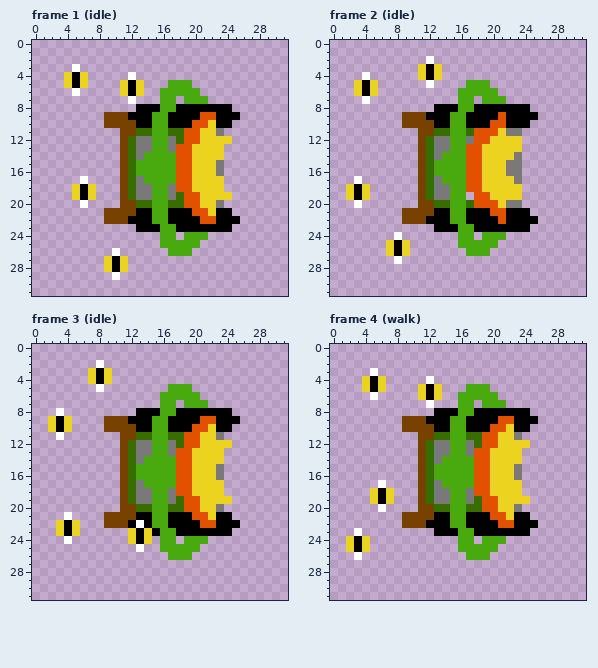
Pixel-art file, stored at art/plant.ase. The picture above is the old version.
32x32 pixels, 7 frames. Shown: frame 1 (idle), frame 2 (idle), frame 3 (idle), frame 4 (walk). The commit also changed other frames, which this record leaves out.
The same view after the edit:
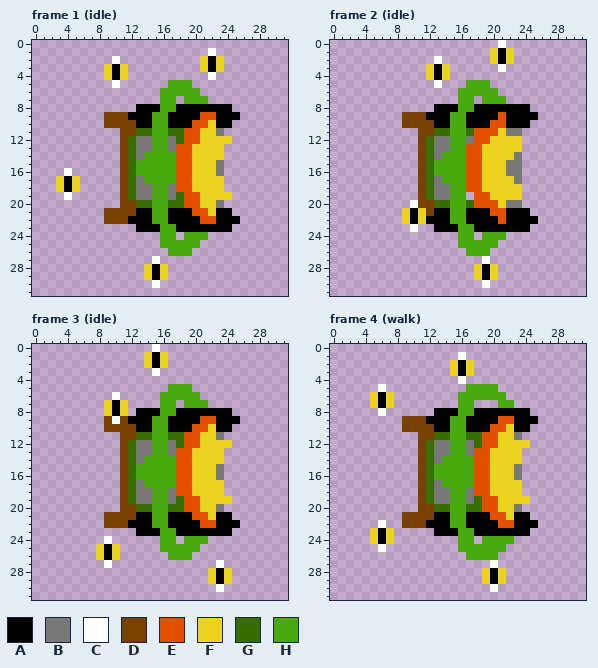
Palette (. is transparent): A #000000  B #797979  C #ffffff  D #794100  E #e35100  F #ebd320  G #386d00  H #49aa10
Edits made:
layer "p1" added
layer "Layer 1" removed
--- frame 1 (idle), layer "bees"
@@ x 0..31 @@
  0 ................................
- 1 ................................
- 2 ................................
- 3 .....C..........................
- 4 ....FAF.....C...................
- 5 ....FAF....FAF...HHH............
- 6 .....C.....FAF..HHHHH...........
- 7 ............C...HH.HHH..........
+ 1 ......................C.........
+ 2 ..........C..........FAF........
+ 3 .........FAF.........FAF........
+ 4 .........FAF..........C.........
+ 5 ..........C......HHH............
+ 6 ................HHHHH...........
+ 7 ................HH.HHH..........
  8 .............AAAHHAAAAAAA.......
@@ x 1..9 @@
 15 .........
-16 .........
-17 .....C...
-18 ....FAF..
-19 ....FAF..
-20 .....C...
+16 ...C.....
+17 ..FAF....
+18 ..FAF....
+19 ...C.....
+20 .........
 21 ........D
@@ x 7..18 @@
 25 .........HHH
-26 ...C......HH
-27 ..FAF.......
-28 ..FAF.......
-29 ...C........
-30 ............
+26 ..........HH
+27 ........C...
+28 .......FAF..
+29 .......FAF..
+30 ........C...
 31 ............
--- frame 2 (idle), layer "bees"
@@ x 0..31 @@
- 0 ................................
- 1 ................................
- 2 ............C...................
- 3 ...........FAF..................
- 4 ....C......FAF..................
- 5 ...FAF......C....HHH............
- 6 ...FAF..........HHHHH...........
- 7 ....C...........HH.HHH..........
+ 0 .....................C..........
+ 1 ....................FAF.........
+ 2 .............C......FAF.........
+ 3 ............FAF......C..........
+ 4 ............FAF.................
+ 5 .............C...HHH............
+ 6 ................HHHHH...........
+ 7 ................HH.HHH..........
  8 .............AAAHHAAAAAAA.......
@@ x 0..31 @@
 16 ...........DGHHHHEEFFFBB........
-17 ...C.......DGBHHHEEFFFFB........
-18 ..FAF......DGBBHHEEFFFFF........
-19 ..FAF......DGBBHH.EEFFFF........
-20 ...C.......DDGGHHGEEEFBB........
-21 .........DDDDAAHHAAAEEAAA.......
-22 .........DDDAAAHHAAAAEAAAA......
-23 .............AAAHHAAAAAAA.......
-24 ........C.......HH.HHH..........
-25 .......FAF......HHHHH...........
-26 .......FAF.......HHH............
-27 ........C.......................
-28 ................................
-29 ................................
-30 ................................
+17 ...........DGBHHHEEFFFFB........
+18 ...........DGBBHHEEFFFFF........
+19 ...........DGBBHH.EEFFFF........
+20 ..........CDDGGHHGEEEFBB........
+21 .........FAFDAAHHAAAEEAAA.......
+22 .........FAFAAAHHAAAAEAAAA......
+23 ..........C..AAAHHAAAAAAA.......
+24 ................HH.HHH..........
+25 ................HHHHH...........
+26 .................HHH............
+27 ...................C............
+28 ..................FAF...........
+29 ..................FAF...........
+30 ...................C............
 31 ................................
--- frame 3 (idle), layer "bees"
@@ x 0..18 @@
- 0 ...................
- 1 ...................
- 2 ........C..........
- 3 .......FAF.........
- 4 .......FAF.........
- 5 ........C........HH
- 6 ................HHH
- 7 ................HH.
- 8 ...C.........AAAHHA
- 9 ..FAF....DDDAAAHHAA
-10 ..FAF....DDDDAAHHAA
-11 ...C.......DDGGHHGG
+ 0 ...............C...
+ 1 ..............FAF..
+ 2 ..............FAF..
+ 3 ...............C...
+ 4 ...................
+ 5 .................HH
+ 6 ..........C.....HHH
+ 7 .........FAF....HH.
+ 8 .........FAF.AAAHHA
+ 9 .........DCDAAAHHAA
+10 .........DDDDAAHHAA
+11 ...........DDGGHHGG
 12 ...........DGBBHHBG
@@ x 0..31 @@
 20 ...........DDGGHHGGEEFFB........
-21 ....C....DDDDAAHHAAAEEFAA.......
-22 ...FAF...DDDACAHHAAAAEEAAA......
-23 ...FAF......FAFAHHAAAAAAA.......
-24 ....C.......FAF.HH.HHH..........
-25 .............C..HHHHH...........
-26 .................HHH............
-27 ................................
-28 ................................
-29 ................................
-30 ................................
+21 .........DDDDAAHHAAAEEFAA.......
+22 .........DDDAAAHHAAAAEEAAA......
+23 .............AAAHHAAAAAAA.......
+24 .........C......HH.HHH..........
+25 ........FAF.....HHHHH...........
+26 ........FAF......HHH............
+27 .........C.............C........
+28 ......................FAF.......
+29 ......................FAF.......
+30 .......................C........
 31 ................................
--- frame 4 (walk)
@@ x 0..31 @@
  0 ................................
- 1 ................................
- 2 ................................
- 3 .....C..........................
- 4 ....FAF.....C...................
- 5 ....FAF....FAF...HHH............
- 6 .....C.....FAF..HHHHH...........
- 7 ............C...HH.HHH..........
- 8 .............AAAHHAAAAAAA.......
+ 1 ................C...............
+ 2 ...............FAF..............
+ 3 ...............FAF..............
+ 4 ................C...............
+ 5 ......C..........HHHH...........
+ 6 .....FAF........HHHHHH..........
+ 7 .....FAF........HH...HH.........
+ 8 ......C......AAAHHAAAAAAA.......
  9 .........DDDAAAHHAAAAEEAAA......
@@ x 0..31 @@
 16 ...........DGHHHHHEEFFFB........
-17 ......C....DGBHHHHEEFFFF........
-18 .....FAF...DGBBHHBEEFFFF........
-19 .....FAF...DGBBHHBGEEFFFF.......
-20 ......C....DDGGHHGGEEFFB........
+17 ...........DGBHHHHEEFFFF........
+18 ...........DGBBHHBEEFFFF........
+19 ...........DGBBHHBGEEFFFF.......
+20 ...........DDGGHHGGEEFFB........
 21 .........DDDDAAHHAAAEEFAA.......
-22 .........DDDAAAHHAAAAEEAAA......
-23 ...C.........AAAHHAAAAAAA.......
-24 ..FAF...........HH.HHH..........
-25 ..FAF...........HHHHH...........
-26 ...C.............HHH............
-27 ................................
-28 ................................
-29 ................................
-30 ................................
+22 ......C..DDDAAAHHAAAAEEAAA......
+23 .....FAF.....AAAHHAAAAAAA.......
+24 .....FAF........HH.HHHH.........
+25 ......C.........HHHHHH..........
+26 .................HHHH...........
+27 ....................C...........
+28 ...................FAF..........
+29 ...................FAF..........
+30 ....................C...........
 31 ................................
